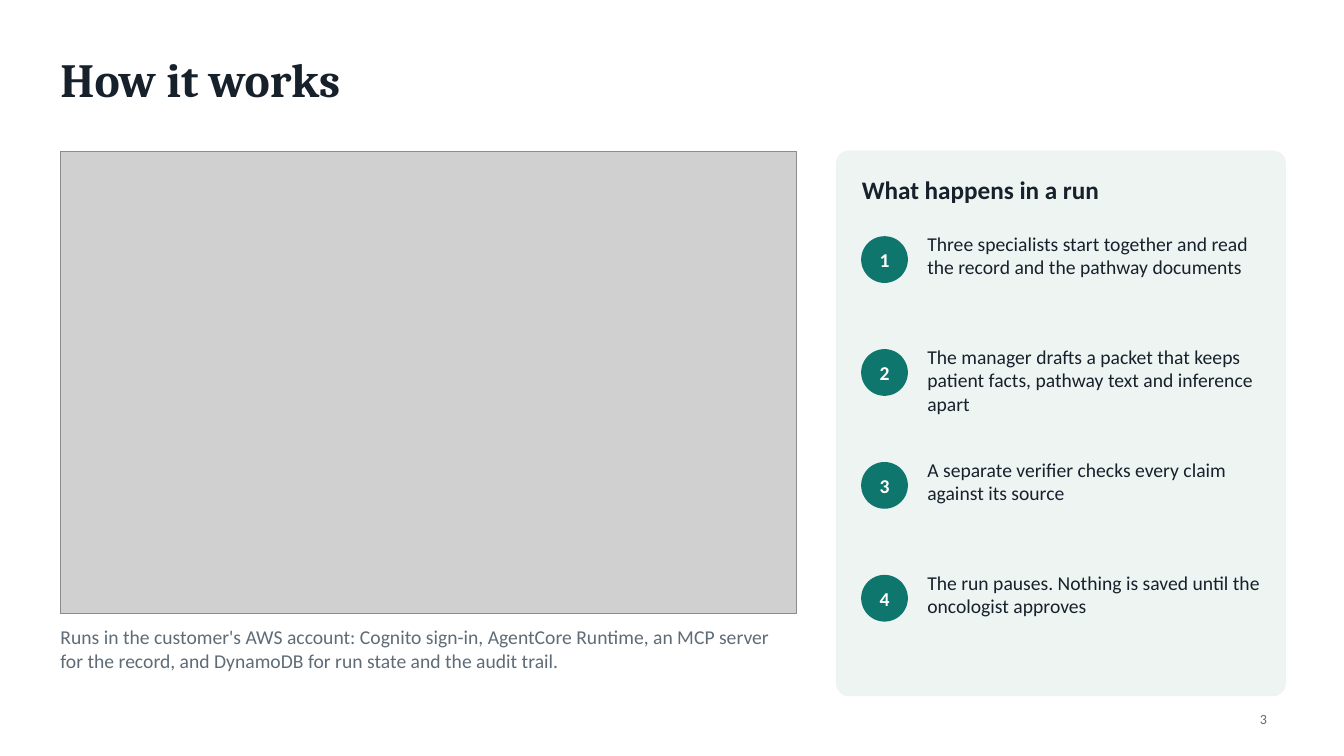
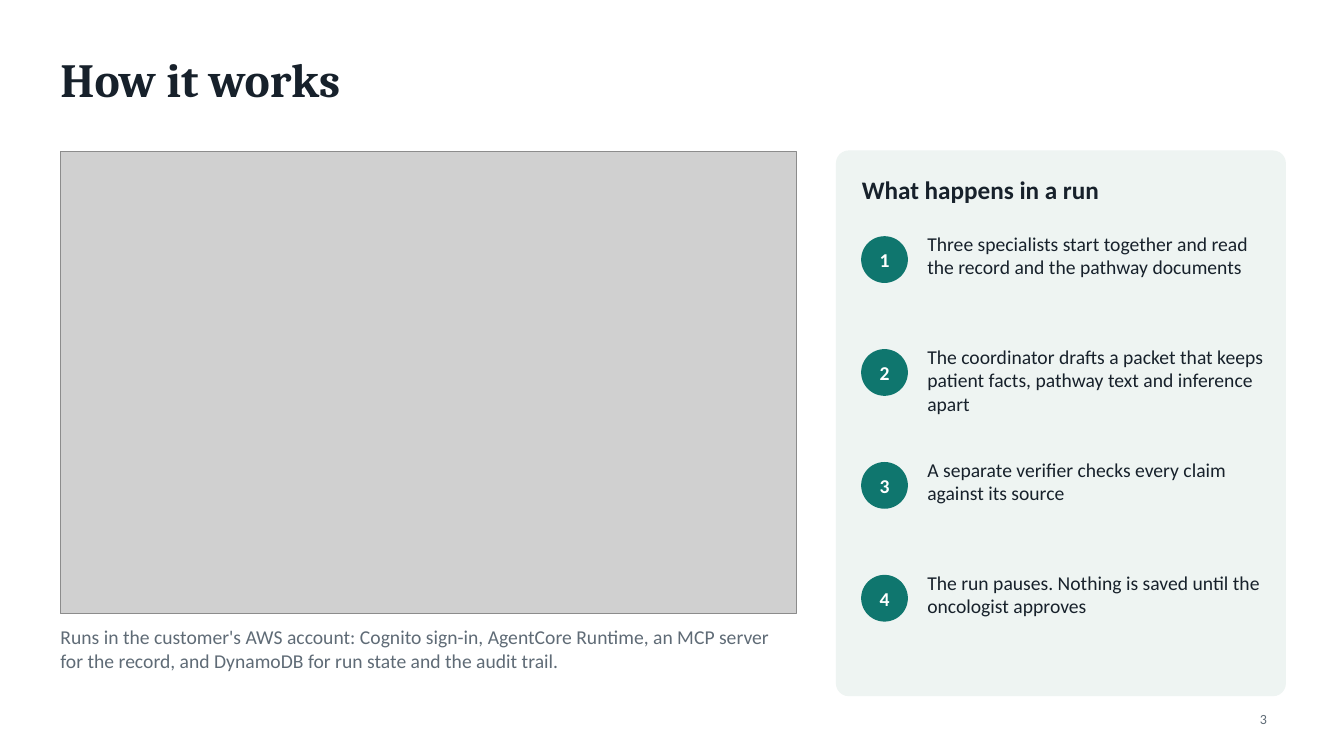
Before and after one commit to rpmish99/oncology-case-prep-demo, a slide deck: slide 3 of deck/case-prep-deck.pptx. Drawn at 1344x756 pixels with LibreOffice and Linux fonts; fonts in the diff are those of the drawing; grey boxes stand for pictures. Boxes give left, top, right and bottom in pixels: in the first picture for what was removed or moved away, otherwise in the second. Text is boxed around its words. In the diff, an @@ line names an element or a change of style, - is before the commit and + after.

Commit message:
Rename manager to case coordinator, add follow-up questions and record viewer

```diff
--- a/deck/case-prep-deck.pptx
+++ b/deck/case-prep-deck.pptx
@@ text at [927,350,1263,414]: text changed @@
-The manager drafts a packet that keeps patient facts, pathway text and inference apart
+The coordinator drafts a packet that keeps patient facts, pathway text and inference apart
```
Also in this commit, not shown: 1 other slide changed, 12 other files.
